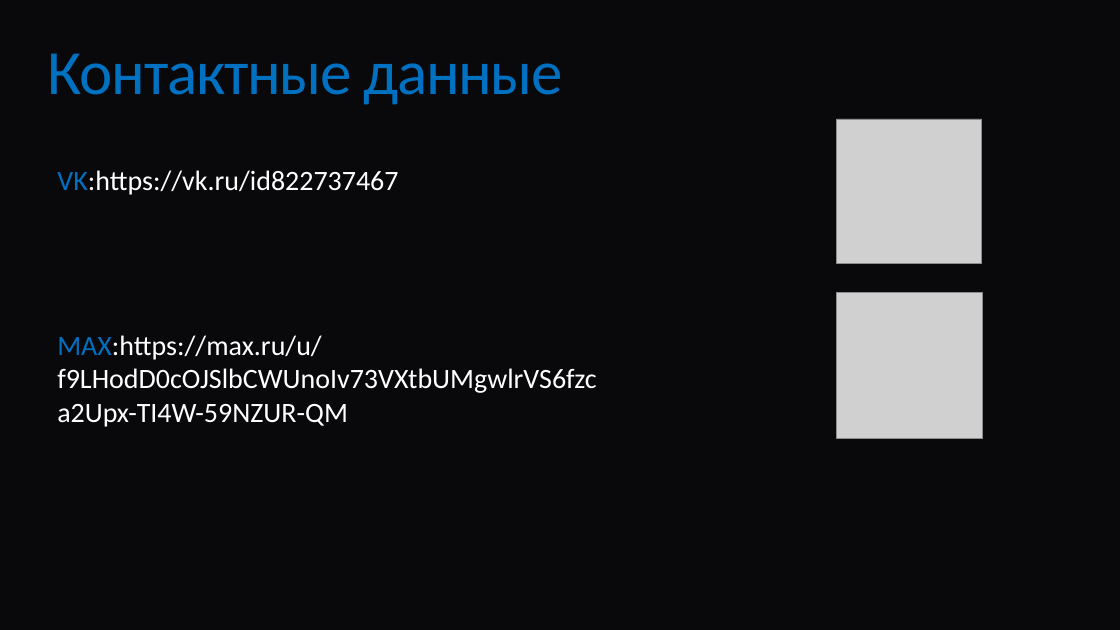
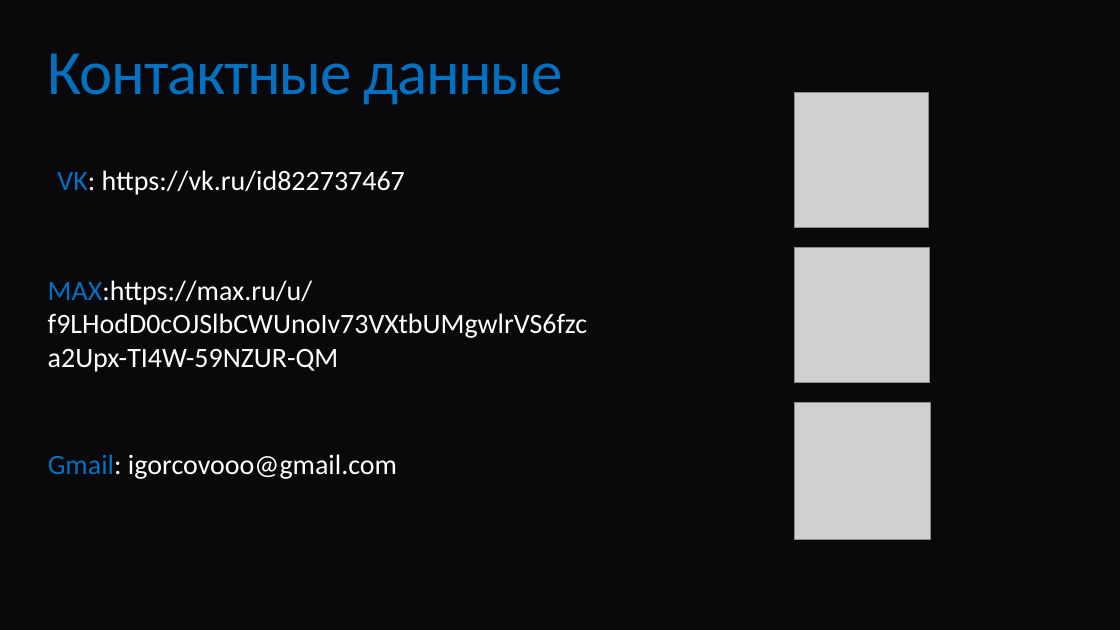
Before and after one commit to igorcovooo-prog/Quantum, a slide deck: slide 10 of Как правильно работать с компьютером, чтобы не.pptx. Drawn at 1120x630 pixels with LibreOffice and Linux fonts; fonts in the diff are those of the drawing; grey boxes stand for pictures. Boxes give left, top, right and bottom in pixels: in the first picture for what was removed or moved away, otherwise in the second. Text is boxed around its words. In the diff, an @@ line names an element or a change of style, - is before the commit and + after.

```diff
--- a/Как правильно работать с компьютером, чтобы не.pptx
+++ b/Как правильно работать с компьютером, чтобы не.pptx
@@ picture: place and size @@
-picture at [837,119,982,265]
+picture at [794,92,928,227]
@@ text at [57,170,405,195]: spaces changed @@
-VK:https://vk.ru/id822737467
+VK: https://vk.ru/id822737467
@@ text "MAX:https://max.ru/u/f9LHodD0cOJSlbCWUnoIv73VXtbUMgwlrVS6fzc ...": place and size @@
-text "MAX:https://max.ru/u/f9LHodD0cOJSlbCWUnoIv73VXtbUMgwlrVS6fzc ..." at [57,335,348,427]
+text "MAX:https://max.ru/u/f9LHodD0cOJSlbCWUnoIv73VXtbUMgwlrVS6fzc ..." at [48,280,339,372]
@@ picture: place and size @@
-picture at [837,292,983,439]
+picture at [794,248,929,383]
@@ picture added at [794,403,930,539] @@
@@ text added at [48,454,397,479], 24 pt, text #FFFFFF @@
+Gmail: igorcovooo@gmail.com
```
Also in this commit, not shown: 5 other slides changed.
